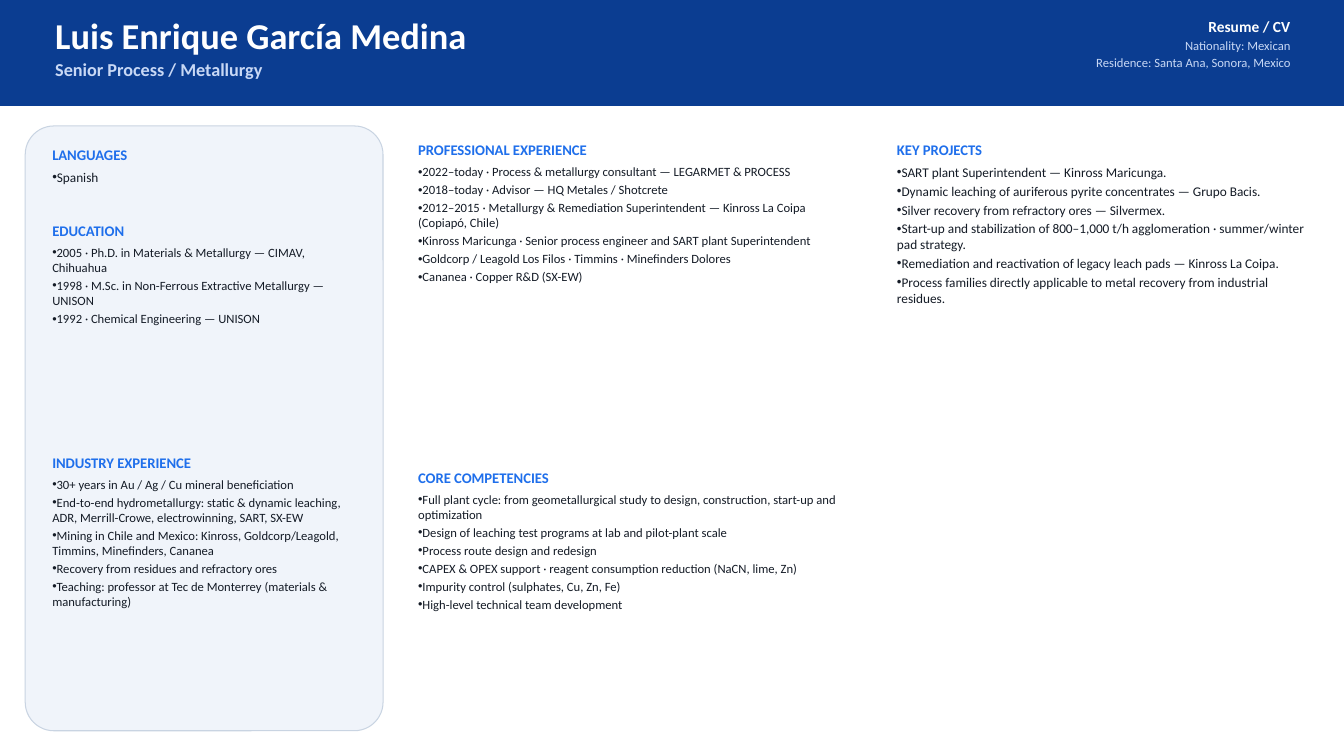
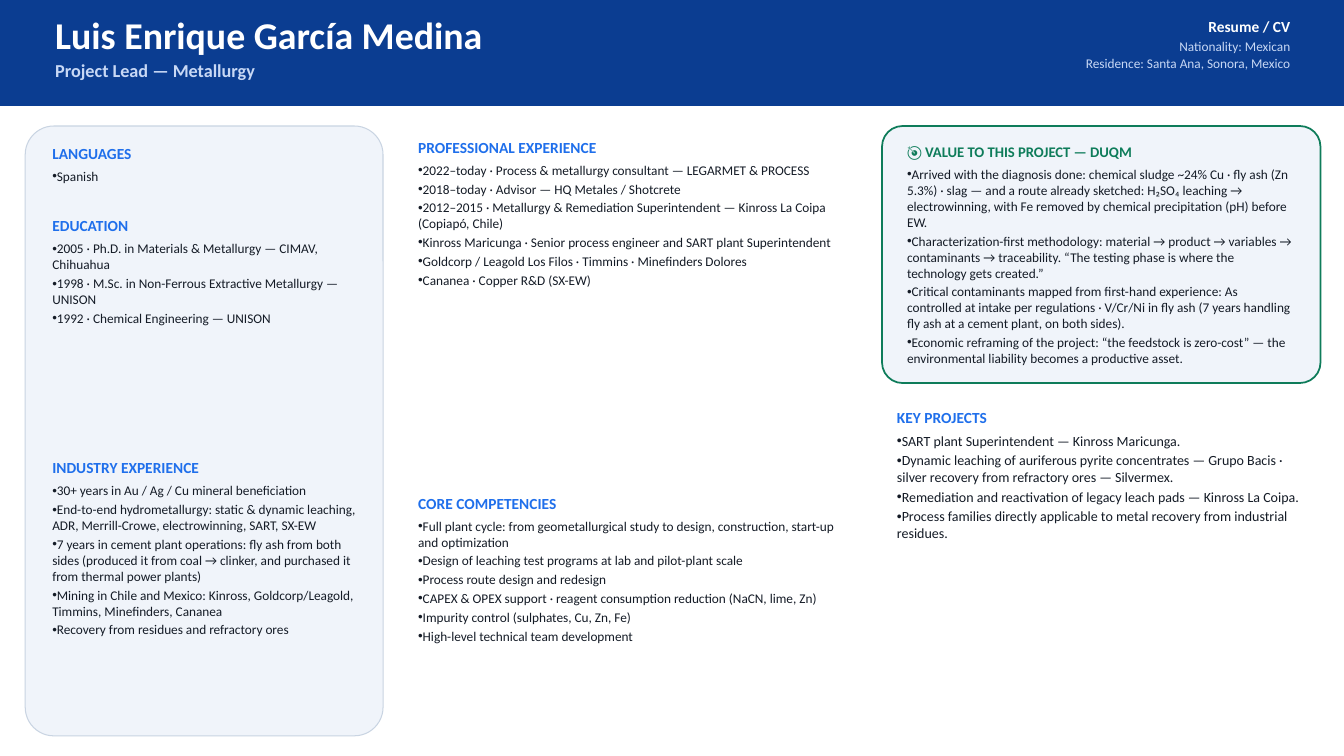
Before and after one commit to jjuri-socialmining/_DemoCustomerOps, a slide deck: slide 5 of web/og-b0d2f7a3-files/Sigma-Digital-Twins-Team-Duqm-EN.pptx. Drawn at 1344x756 pixels with LibreOffice and Linux fonts; fonts in the diff are those of the drawing. Boxes give left, top, right and bottom in pixels: in the first picture for what was removed or moved away, otherwise in the second. Text is boxed around its words. In the diff, an @@ line names an element or a change of style, - is before the commit and + after.

```diff
--- a/web/og-b0d2f7a3-files/Sigma-Digital-Twins-Team-Duqm-EN.pptx
+++ b/web/og-b0d2f7a3-files/Sigma-Digital-Twins-Team-Duqm-EN.pptx
@@ text at bbox=[55, 22, 483, 55]: size 26 to 27 pt in "Luis Enrique García Medina" @@
@@ text at bbox=[1086, 42, 1290, 70]: size 9 to 9.5 pt in "Nationality: Mexican", "Residence: Santa Ana, Sonora, Mexico" @@
@@ text at bbox=[55, 64, 255, 80]: text changed @@
-Senior Process / Metallurgy
+Project Lead — Metallurgy
@@ rounded rectangle: place and size @@
-rounded rectangle at bbox=[25, 126, 383, 731]
+rounded rectangle at bbox=[25, 126, 383, 736]
@@ text at bbox=[52, 149, 131, 159]: size 10.5 to 11 pt in "LANGUAGES" @@
@@ text "PROFESSIONAL EXPERIENCE" at bbox=[418, 143, 831, 287]: size 10.5 to 11 pt in "PROFESSIONAL EXPERIENCE"; size 9 to 9.5 pt @@
@@ rounded rectangle added at bbox=[882, 126, 1321, 383], fill #F0F4FA, outline #0E7C5A 1.25 pt @@
@@ text added at bbox=[907, 147, 1291, 365], 9.5 pt, text #141B26 @@
+🎯 VALUE TO THIS PROJECT — DUQM
+• Arrived with the diagnosis done: chemical sludge ~24% Cu · fly ash (Zn 5.3%) · slag — and a route already sketched: H₂SO₄ leaching → electrowinning, with Fe removed by chemical precipitation (pH) before EW.
+• Characterization-first methodology: material → product → variables → contaminants → traceability. “The testing phase is where the technology gets created.”
+• Critical contaminants mapped from first-hand experience: As controlled at intake per regulations · V/Cr/Ni in fly ash (7 years handling fly ash at a cement plant, on both sides).
+• Economic reframing of the project: “the feedstock is zero-cost” — the environmental liability becomes a productive asset.
@@ text "EDUCATION" at bbox=[52, 221, 323, 326]: size 10.5 to 11 pt in "EDUCATION"; size 9 to 9.5 pt @@
@@ text "KEY PROJECTS": place and size @@
-text "KEY PROJECTS" at bbox=[897, 145, 1304, 303]
+text "KEY PROJECTS" at bbox=[897, 413, 1299, 538]
@@ text at bbox=[897, 413, 1299, 538]: size 10.5 to 11 pt in "KEY PROJECTS"; size 9.5 to 10 pt in "SART plant Superintendent — Kinross Maricunga.", "Remediation and reactivation of legacy leach pads ...", "Process families directly applicable to metal recovery ..." @@
@@ text at bbox=[52, 463, 355, 636]: size 10.5 to 11 pt in "INDUSTRY EXPERIENCE"; size 9 to 9.5 pt in "30+ years in Au / Ag / ...", "End-to-end hydrometallurgy: static & dynamic leaching, ADR, ...", "Mining in Chile and Mexico: Kinross, Goldcorp/Leagold, ...", "Recovery from residues and refractory ores" @@
@@ text at bbox=[897, 455, 1276, 485]: text changed; size 9.5 to 10 pt @@
-• Dynamic leaching of auriferous pyrite concentrates — Grupo Bacis.
-• Silver recovery from refractory ores — Silvermex.
-• Start-up and stabilization of 800–1,000 t/h agglomeration · summer/winter pad strategy.
+• Dynamic leaching of auriferous pyrite concentrates — Grupo Bacis · silver recovery from refractory ores — Silvermex.
@@ text "CORE COMPETENCIES": place and size @@
-text "CORE COMPETENCIES" at bbox=[418, 473, 835, 611]
+text "CORE COMPETENCIES" at bbox=[418, 499, 834, 643]
@@ text "CORE COMPETENCIES" at bbox=[418, 499, 834, 643]: size 10.5 to 11 pt in "CORE COMPETENCIES"; size 9 to 9.5 pt @@
@@ text at bbox=[52, 539, 350, 583]: paragraph added @@
+• 7 years in cement plant operations: fly ash from both sides (produced it from coal → clinker, and purchased it from thermal power plants)
@@ text at bbox=[52, 582, 316, 608]: paragraph removed @@
-• Teaching: professor at Tec de Monterrey (materials & manufacturing)
```
Also in this commit, not shown: 9 other slides changed, 1 slide added, 2 other files.
